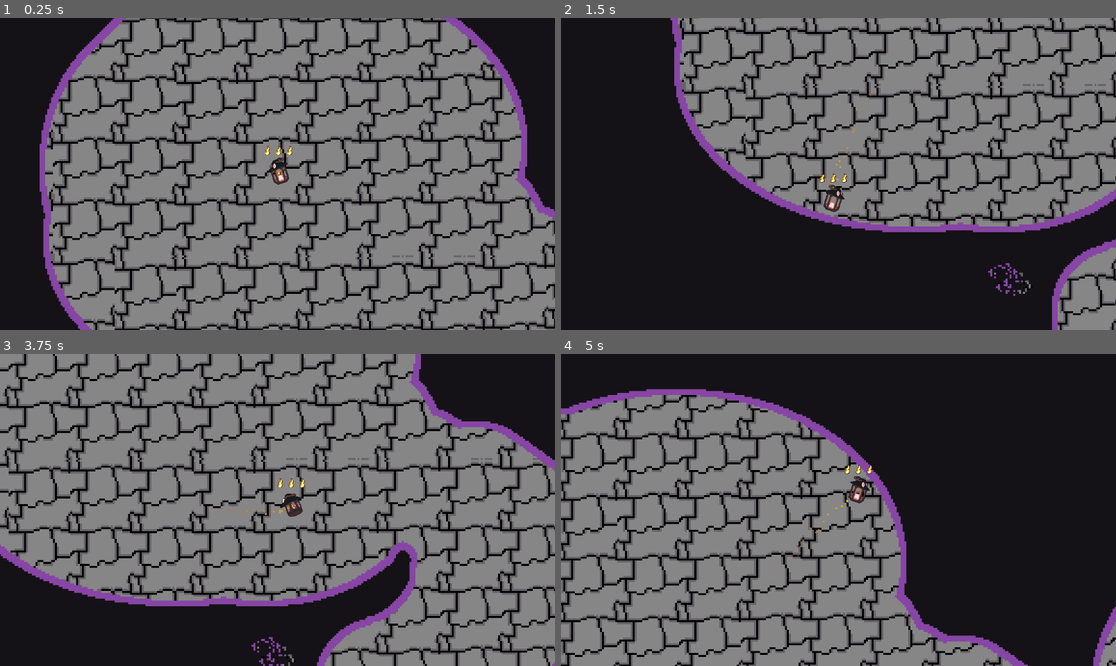
Above: before the commit, frames 1-4 (two rows, left to right).
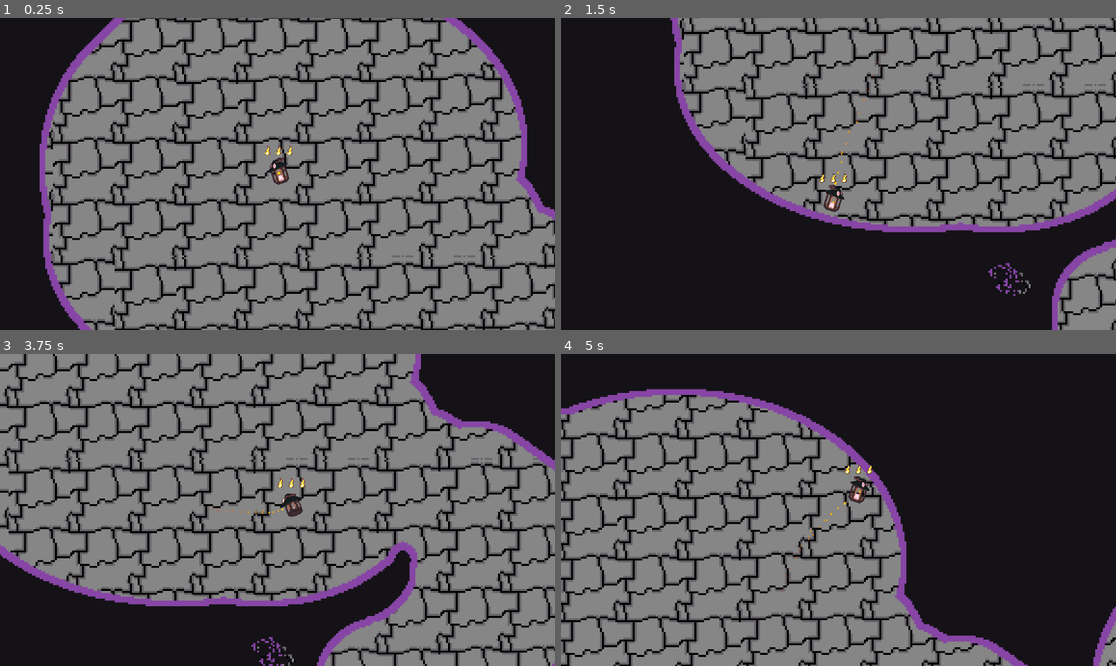
Above: after the commit, the same moments.

Repository: Dcarreon/ps15-jam-wizard-game
Game: Godot game, scene res://scenes/game.tscn
Two runs of this game, one before a commit and one after it. Both use one fixed random seed, a clock stepped at 60 frames per second and the inputs below.
Inputs (mouse positions are in pixels of both pictures, inside the frame that each line leads up to):
- Up to frame 1 (0.25 s): no input
- Up to frame 2 (1.5 s): tap Enter (ui_accept) at 0.5, 0.77 s; move the mouse to (810, 236) at 0.52 s; hold Shift (boost_key) 0.53-1.28 s; move the mouse to (1005, 220) at 1.27 s; tap Shift (boost_key) at 1.35 s
- Up to frame 3 (3.75 s): tap Enter (ui_accept) at 1.52, 3.02 s; move the mouse to (111, 463) at 2.02 s; hold Shift (boost_key) 2.03-2.78 s; hold Space (brake_key) from 2.03 s (still down); move the mouse to (305, 510) at 2.77 s; tap Shift (boost_key) at 2.85 s; move the mouse to (194, 432) at 3.52 s; hold Shift (boost_key) from 3.53 s (still down)
- Up to frame 4 (5 s): tap Enter (ui_accept) at 3.77, 4.52 s; move the mouse to (960, 494) at 4.27 s; release Space (brake_key) at 4.28 s; release Shift (boost_key) at 4.28 s; tap Shift (boost_key) at 4.35 s

The runs differ from the first frame. In frame 1, less than 0.1% of the frame differs, in the area x 49-51%, y 49-51%; in frame 2, less than 0.1%; in frame 3, less than 0.1%; in frame 4, less than 0.1%, in the area x 39-55%, y 43-85%.

Commit message:
fire particles tunneç

Diff:
--- a/scenes/player.tscn
+++ b/scenes/player.tscn
@@ -30,7 +30,9 @@
 
 [sub_resource type="ParticleProcessMaterial" id="ParticleProcessMaterial_v0e1w"]
 particle_flag_disable_z = true
-inherit_velocity_ratio = 0.4
+emission_shape = 1
+emission_sphere_radius = 1.0
+inherit_velocity_ratio = 0.2
 gravity = Vector3(0, -98, 0)
 scale_min = 4.0
 scale_max = 4.0
@@ -246,7 +248,7 @@
 
 [node name="GPUParticles2D" type="GPUParticles2D" parent="."]
 position = Vector2(3, -1)
-amount = 40
+amount = 50
 process_material = SubResource("ParticleProcessMaterial_v0e1w")
 
 [node name="HealthContainer" type="HBoxContainer" parent="."]
